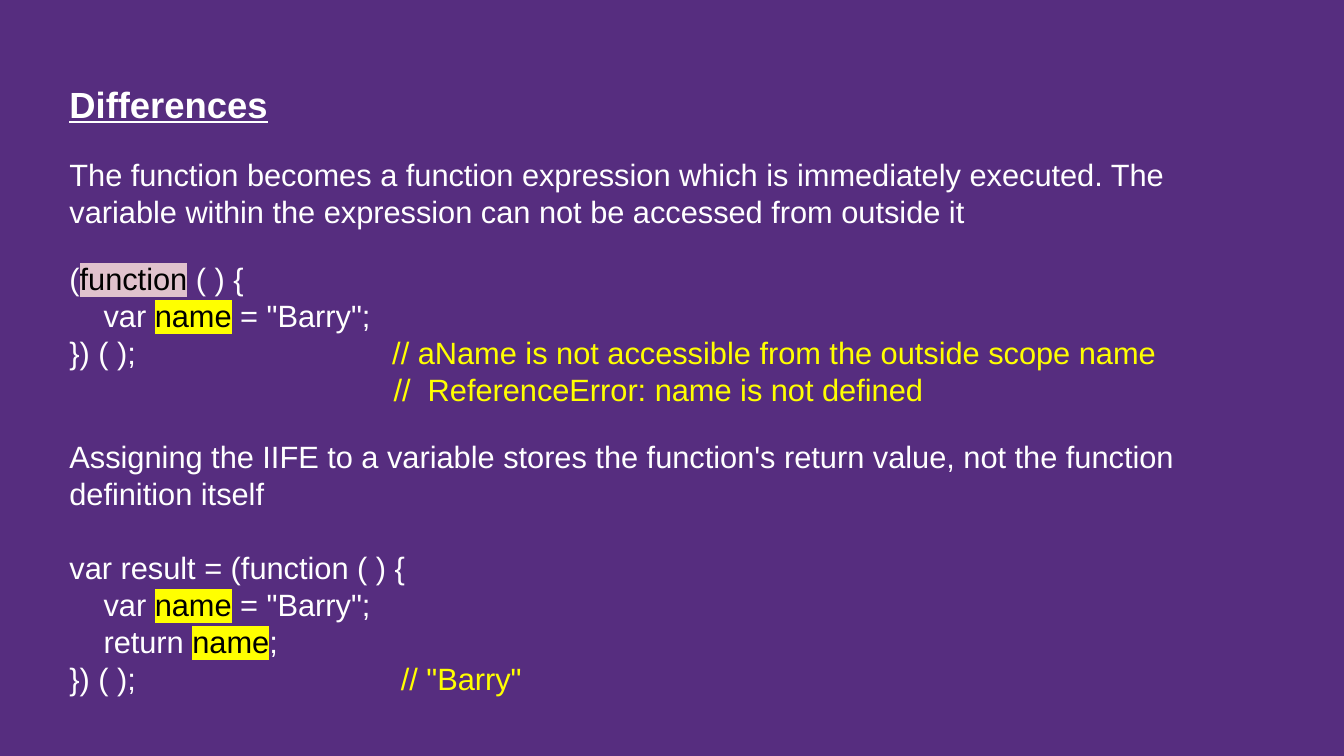
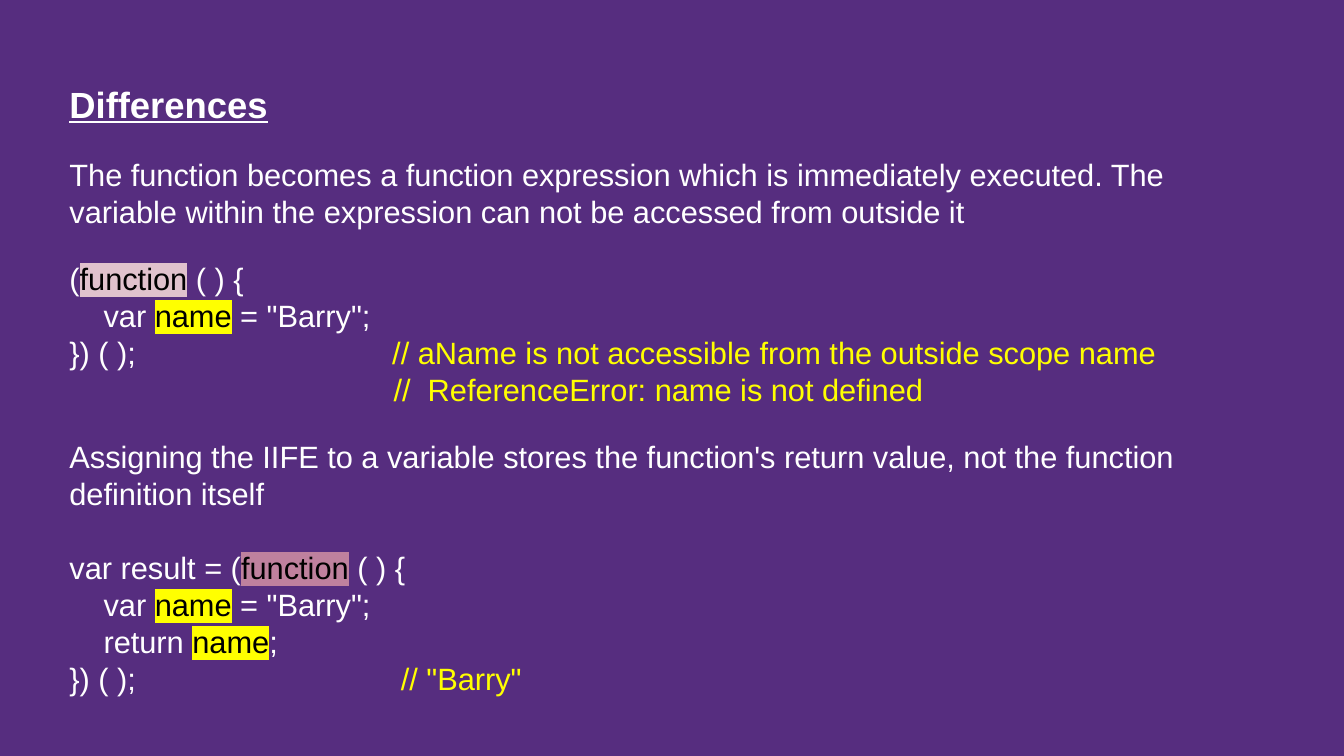
Before and after one commit to AlekOK/testNodeJS, a slide deck: slide 26 of SoftServe_Function.odp. Drawn at 1344x756 pixels with LibreOffice and Linux fonts; fonts in the diff are those of the drawing; background and template pictures are left out. Boxes give left, top, right and bottom in pixels: in the first picture for what was removed or moved away, otherwise in the second. Text is boxed around its words. In the diff, an @@ line names an element or a change of style, - is before the commit and + after.

```diff
--- a/SoftServe_Function.odp
+++ b/SoftServe_Function.odp
@@ text at bbox=[69, 555, 349, 585]: text colour #FFFFFF to #000000, highlight none to #BF819E in "(function" @@
```
Also in this commit, not shown: 3 other slides changed, 2 other files.
